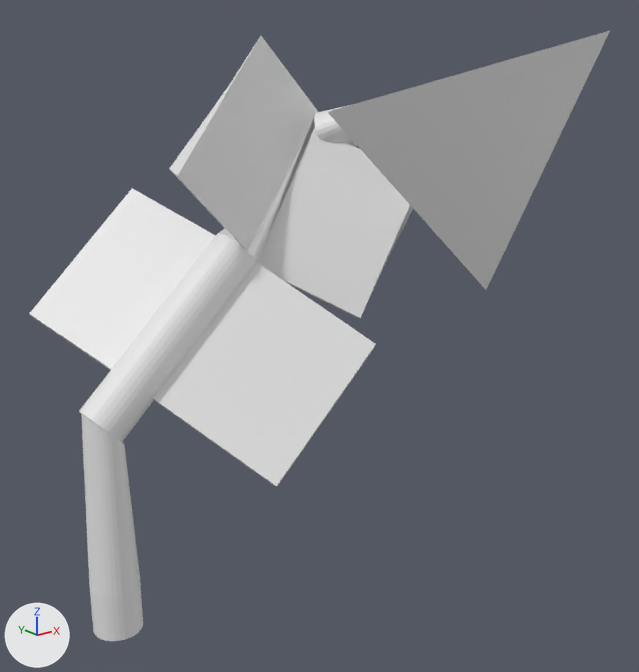
What one commit did to the FBX model 121hell/Assets/strangeplant.fbx.
The view is the same before and after, from a 50 mm camera at (-0.49, -5.38, 4.68) aimed at (3.65, -0.21, 2.61). Every picture has the same lights, and +X, +Y and +Z are marked at lower left. Where no turn or scale is listed for an object, it has been applied to the vertices.
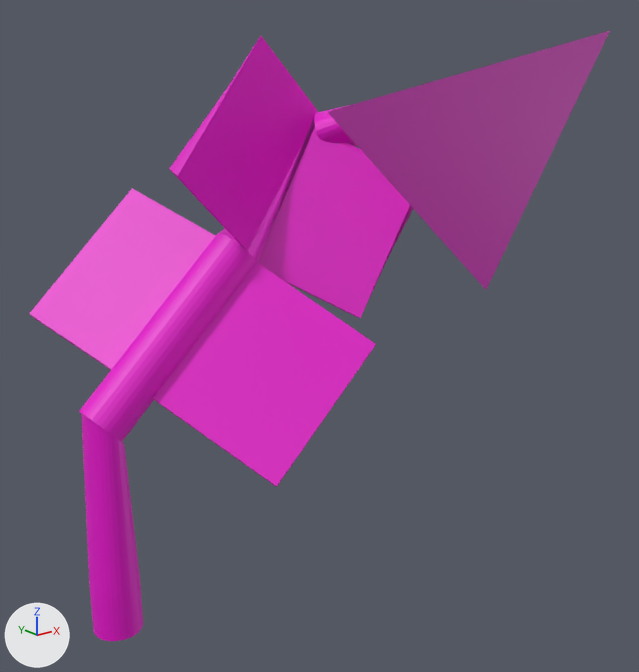
What the commit changed:
Material 'Material' (mat_material) is new.
Its base color is (0.8, 0.0, 0.606) (pink #e700cc).
me_cylinder has 186 vertices, 156 faces and spans x -4.9..4.8, y -5.1..5.5, z -18.6..1.0.
me_cylinder now uses material mat_material (pink #e700cc).
me_cylinder_002 has 96 vertices, 66 faces and spans x -1.0..1.0, y -1.0..1.0, z -8.47..1.0.
me_cylinder_002 now uses material mat_material (pink #e700cc).
me_plane has 4 vertices, 1 face and spans x -1.63..1.63, y -0.43..1.68, z -1.09..0.72.
me_plane now uses material mat_material (pink #e700cc).

Changed parts and their boxes (x1, y1, x2, y2) in the pictures (639 x 672 px):
'Cylinder', recoloured (white to pink): (29, 36, 413, 487) in both
'Plane', recoloured: (328, 31, 610, 290) in both
'Cylinder.002', recoloured (grey to pink): (81, 413, 143, 641) in both
